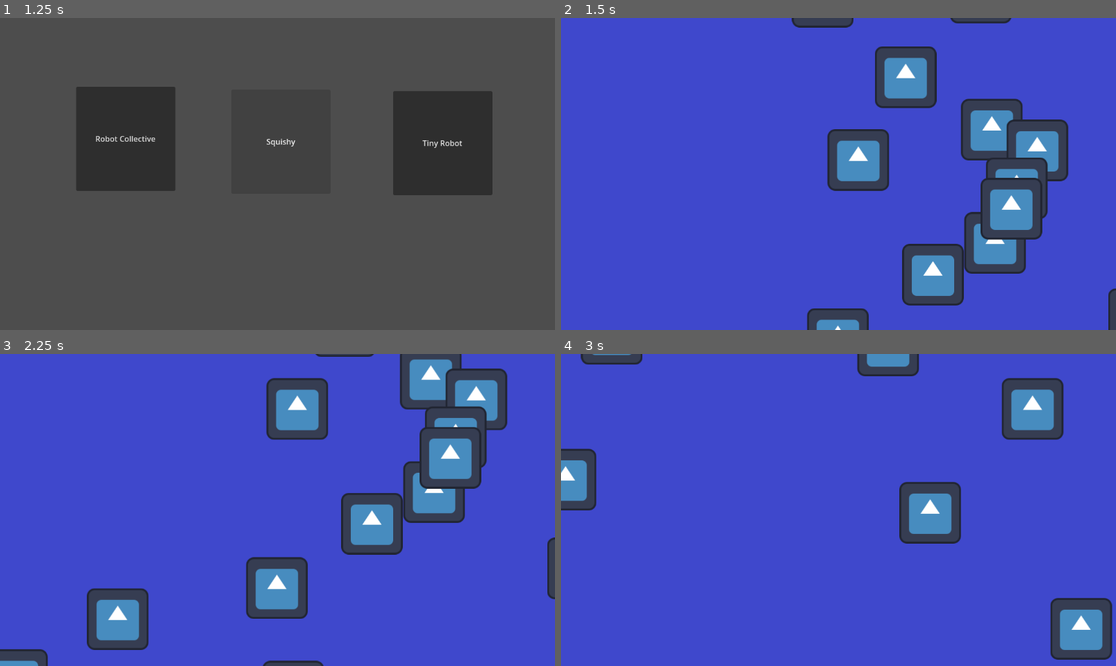
Above: before the commit, frames 1-4 (two rows, left to right).
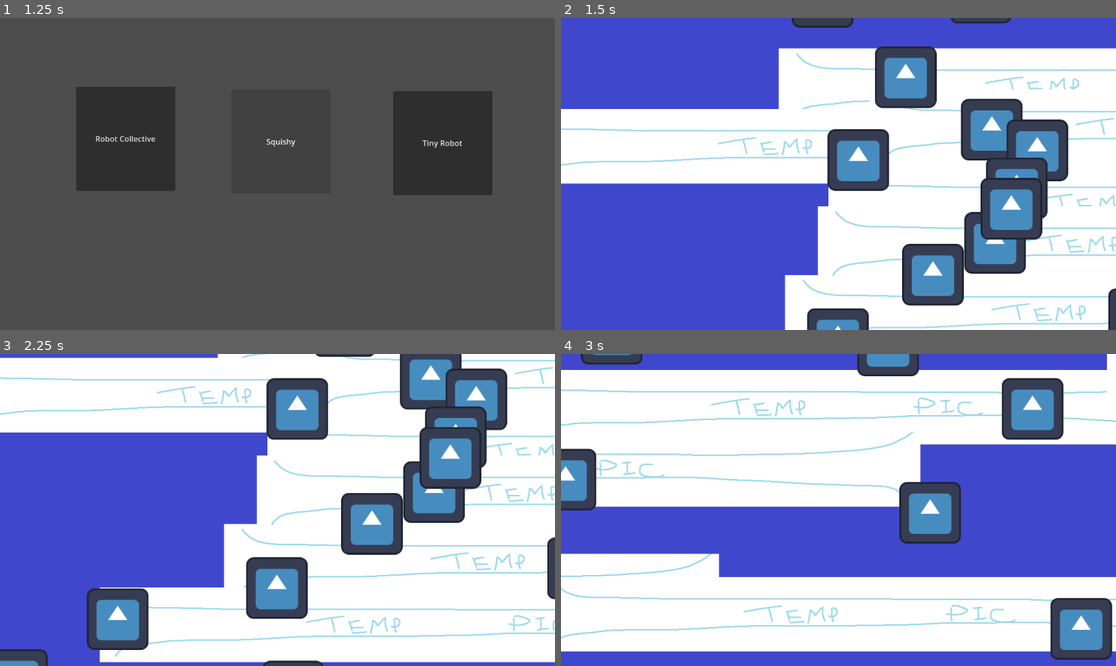
Above: after the commit, the same moments.

Repository: Jimmy-Jazz-x/StarGame
Game: Godot game, scene res://UI/MainMenu.tscn
Same seed, same stepped clock (60 frames per second), same inputs: the game is played once before the commit and once after it. The engine's default icon, where the game draws it, is replaced by a stand-in: a white triangle on a blue panel in a dark square.
Inputs (mouse positions are in pixels of both pictures, inside the frame that each line leads up to):
- Up to frame 1 (1.25 s): click (277, 183) at 0.5 s
- Up to frame 2 (1.5 s): click "Robot Collective" at 1.25 s
- Up to frame 3 (2.25 s): tap Enter at 2 s; move the mouse to (399, 494) at 2.02 s; hold Down (CamDown) from 2.03 s (still down)
- Up to frame 4 (3 s): move the mouse to (727, 525) at 2.77 s; release Down (CamDown) at 2.78 s; tap Left (CamLeft) at 2.85 s

Frame 1 is identical in both runs. In frame 2, 47% of the frame differs, in the area x 0-100%, y 9-100%; in frame 3, 56%; in frame 4, 57%, in the area x 0-100%, y 0-96%.

Commit message:
Daily Update Tuesday

Diff:
--- a/Gameplay/Camera2D.gd
+++ b/Gameplay/Camera2D.gd
@@ -11,7 +11,7 @@
 
 
 # Called every frame. 'delta' is the elapsed time since the previous frame.
-func _process(delta):
+func _process(_delta):
 
 	if Input.is_action_pressed("Left Click"):
 		print("press")
--- a/Gameplay/Map.gd
+++ b/Gameplay/Map.gd
@@ -3,6 +3,7 @@
 var Star1 = preload("res://SingleStar.tscn")
 var Star2 = preload("res://SingleStar.tscn")
 var Star3 = preload("res://SingleStar.tscn")
+var Warpline = preload("res://Gameplay/warp_line.tscn")
 # Called when the node enters the scene tree for the first time.
 func _ready():
 	var Number_of_Stars = rng.randi_range(45,80)
@@ -32,8 +33,66 @@
 			TheStar.position = Vector2(pX,pY-250)
 			TheStar.set_meta("IndexNum",i)
 			TheStar.set_meta("StarName",str(randi()))
-			add_child(TheStar)
+			$StarMapArea.add_child(TheStar)
 			i = i + 1
+
+#Map Generation Create Warp Links
+	for child in $StarMapArea.get_children():
+		if child is Sprite2D:
+			var closest1c
+			var closest2c
+			var closest3c
+			var closest1 = 1000000000000000.0
+			var closest2 = 1000000000000000.0
+			var closest3 = 1000000000000000.0
+			print(child.get_meta("StarName") +"|" )
+
+			if child.get_child_count() < 80:
+				var rdi = randi_range(1,3)
+				for child2 in $StarMapArea.get_children():
+
+					if child != child2:
+						var tempPos = child.position.distance_squared_to(child2.position)
+						print("Looking for Planets")
+						print(str(tempPos))
+						if tempPos < closest1:
+							closest1 = tempPos
+							closest1c = child2
+							print("Set1")
+						elif tempPos < closest2:
+							closest2 = tempPos
+							closest2c = child2
+							print("Set2")
+						elif  tempPos < closest3:
+							closest3 = tempPos
+							closest3c = child2
+							print("Set3")
+					#end of Inner For
+				print("Ready for Links")
+				print(closest1c.get_meta("StarName"))
+				print(closest2c.get_meta("StarName"))
+				print(closest3c.get_meta("StarName"))
+				var newWarp = Warpline.instantiate()
+				newWarp.position = child.position
+				newWarp.set_meta("Star Link 1",closest1c.get_meta("StarName"))
+				newWarp.set_meta("Star Link 2",child.get_meta("StarName"))
+				child.add_child(newWarp)
+				#if rdi >=1 :
+
+				#if rdi >=2 :
+
+				#if rdi >=3 :
+
+
+
+
+
+#For each Planet on Map
+	#Pick a number 1-3
+	#Randomly Select X Nearby Planets
+	#Check if Linked already
+	#If Not Linked then Add Link Entry to Array for Both Planets
+	#Draw Line starting at Planet 1 going to Planet 2
 
 
 
@@ -41,5 +100,5 @@
 	pass # Replace with function body.
 
 # Called every frame. 'delta' is the elapsed time since the previous frame.
-func _process(delta):
+func _process(_delta):
 	pass
--- a/Gameplay/Map.tscn
+++ b/Gameplay/Map.tscn
@@ -8076,3 +8076,5 @@
 offset_bottom = 2.01094
 texture = ExtResource("2_5ap4q")
 expand_mode = 2
+
+[node name="StarMapArea" type="Node2D" parent="."]
--- /dev/null
+++ b/Gameplay/warp_line.tscn
@@ -0,0 +1,23 @@
+[gd_scene load_steps=2 format=3 uid="uid://drw5du502fim6"]
+
+[ext_resource type="Texture2D" uid="uid://b56vexg4su42u" path="res://Textures/Warp_temp.png" id="1_fdqy4"]
+
+[node name="Warp Line" type="Sprite2D"]
+metadata/StarLink1 = ""
+metadata/StarLink2 = ""
+
+[node name="TextureRect" type="TextureRect" parent="."]
+z_index = -5
+anchors_preset = 8
+anchor_left = 0.5
+anchor_top = 0.5
+anchor_right = 0.5
+anchor_bottom = 0.5
+offset_left = -762.0
+offset_top = -77.5
+offset_right = 762.0
+offset_bottom = 77.5
+grow_horizontal = 2
+grow_vertical = 2
+texture = ExtResource("1_fdqy4")
+expand_mode = 1
--- a/SingleStar.gd
+++ b/SingleStar.gd
@@ -9,7 +9,7 @@
 
 
 # Called every frame. 'delta' is the elapsed time since the previous frame.
-func _process(delta):
+func _process(_delta):
 	pass
 
 
--- a/SingleStar.tscn
+++ b/SingleStar.tscn
@@ -9,7 +9,6 @@
 script = ExtResource("2_5l1w7")
 metadata/IndexNum = 0
 metadata/StarName = ""
-metadata/Links = []
 
 [node name="TextureRect" type="TextureRect" parent="."]
 offset_left = -63.0
--- a/UI/MainMenu.gd
+++ b/UI/MainMenu.gd
@@ -7,7 +7,7 @@
 
 
 # Called every frame. 'delta' is the elapsed time since the previous frame.
-func _process(delta):
+func _process(_delta):
 	pass
 
 
--- a/UI/RaceSelect.gd
+++ b/UI/RaceSelect.gd
@@ -7,7 +7,7 @@
 
 
 # Called every frame. 'delta' is the elapsed time since the previous frame.
-func _process(delta):
+func _process(_delta):
 	pass
 
 
Binary file added: Textures/Warp_temp.png
Not shown, added: Textures/Warp_temp.png.import
